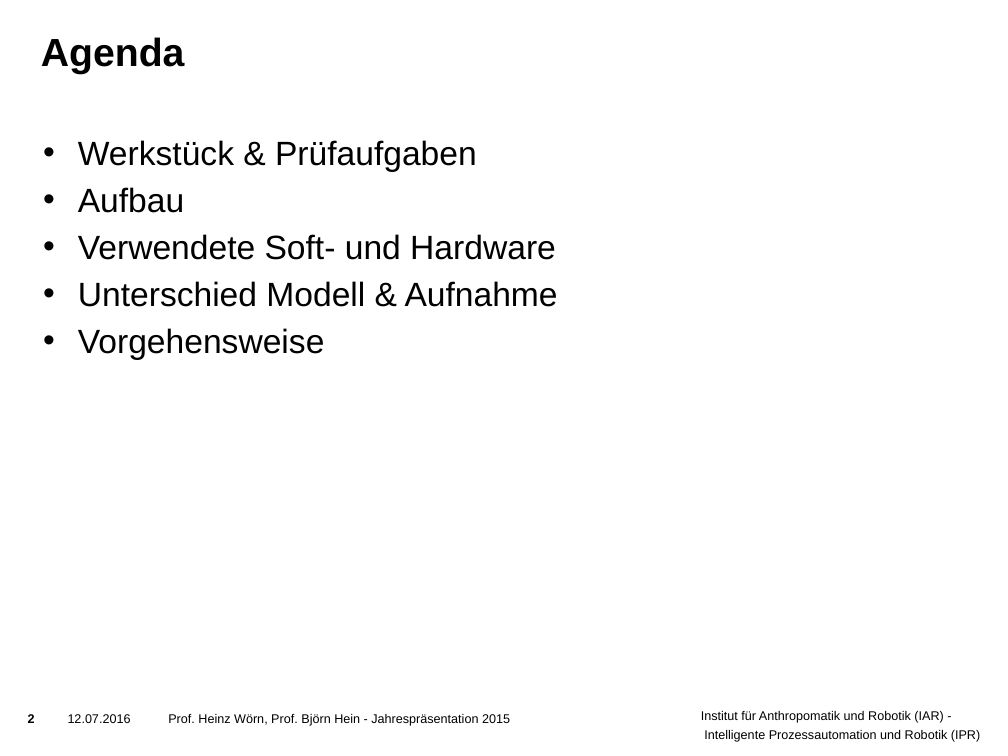
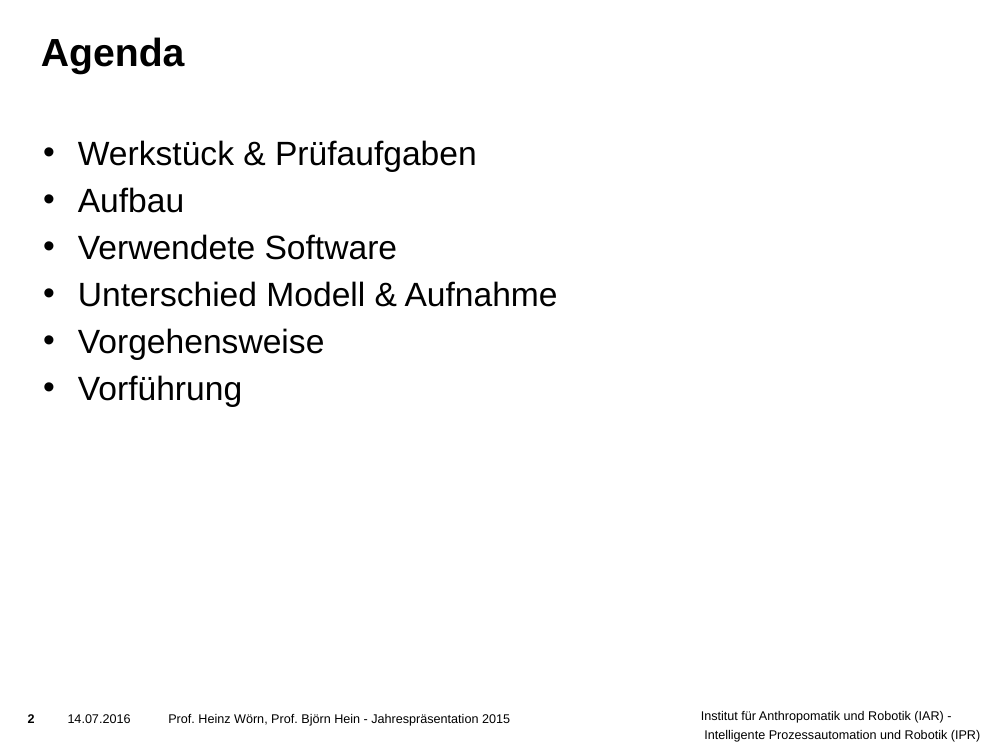
Before and after one commit to ThePrimus/VisualInspection, a slide deck: slide 2 of Praesentation/Vorlage Präsentation.pptx. Drawn at 1008x756 pixels with LibreOffice and Linux fonts; fonts in the diff are those of the drawing; background and template pictures are left out. Boxes give left, top, right and bottom in pixels: in the first picture for what was removed or moved away, otherwise in the second. Text is boxed around its words. In the diff, an @@ line names an element or a change of style, - is before the commit and + after.

```diff
--- a/Praesentation/Vorlage Präsentation.pptx
+++ b/Praesentation/Vorlage Präsentation.pptx
@@ text at [78,234,398,260]: text changed @@
-• Verwendete Soft- und Hardware
+• Verwendete Software
@@ text at [78,375,242,407]: paragraph added @@
+• Vorführung
@@ text at [68,714,510,726]: text changed @@
-12.07.2016 Prof. Heinz Wörn, Prof. Björn Hein - Jahrespräsentation 2015
+14.07.2016 Prof. Heinz Wörn, Prof. Björn Hein - Jahrespräsentation 2015
```
Also in this commit, not shown: 9 other slides changed, 1 slide added.
